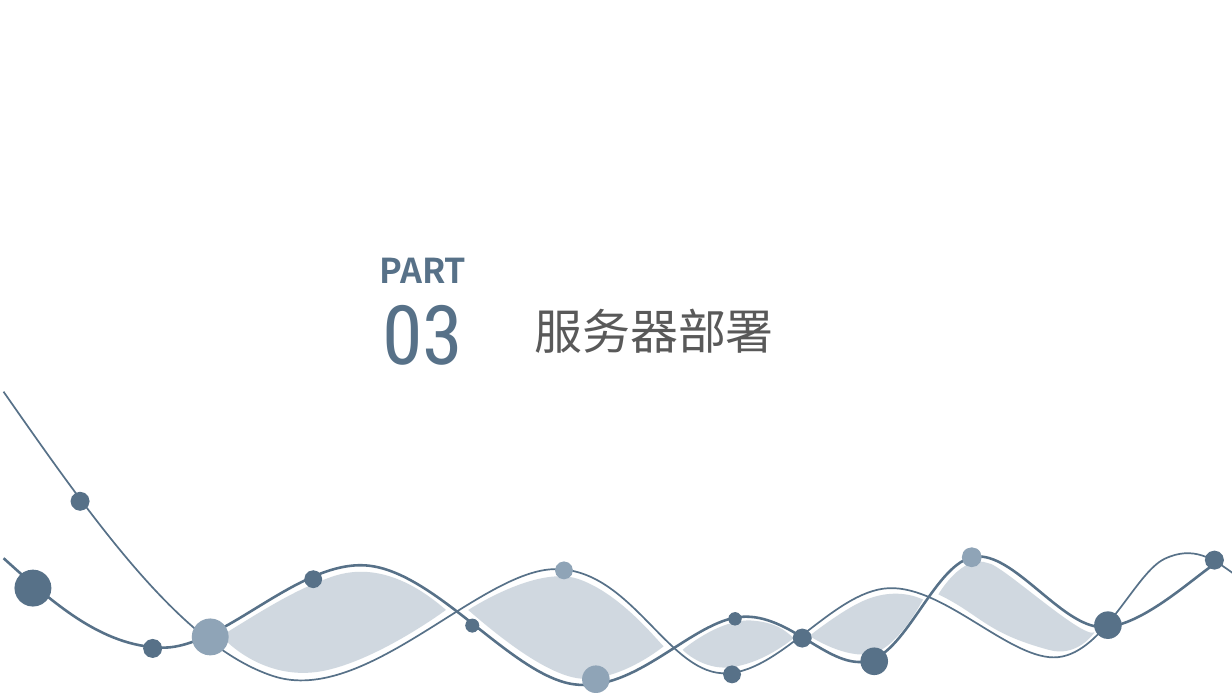
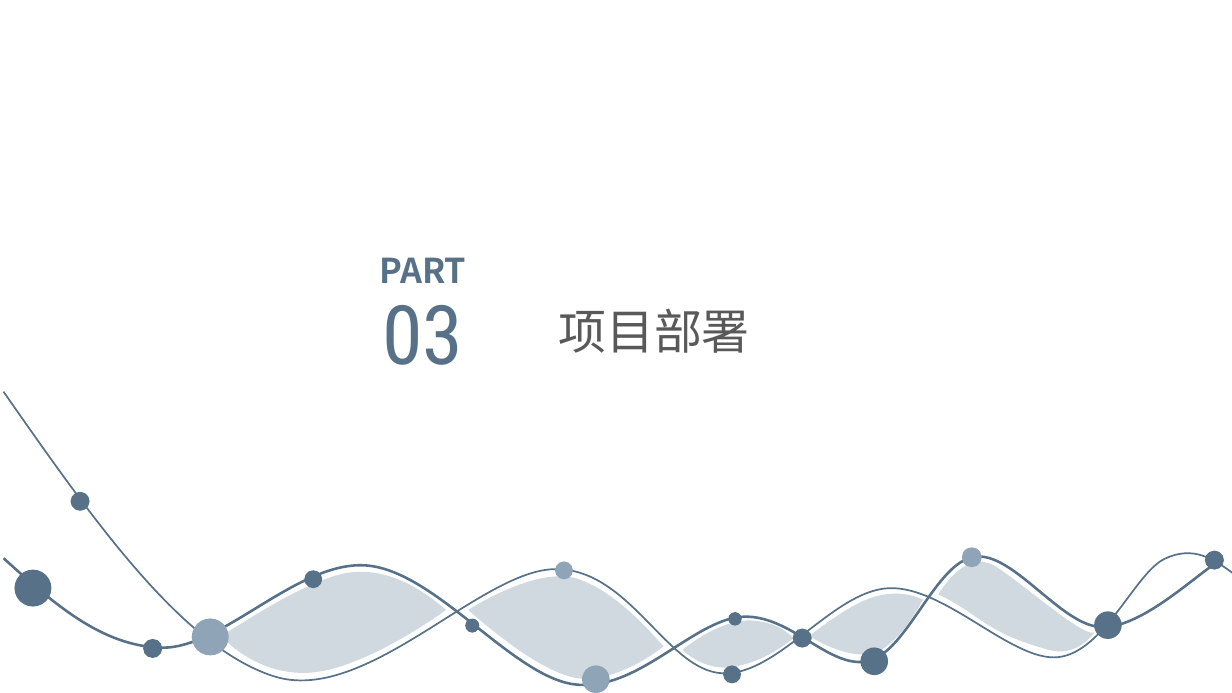
Before and after one commit to WuYunVanilla/AdvancedWebPJ, a slide deck: slide 12 of 高级WEB展示.pptx (slide 10 before the commit). Drawn at 1232x693 pixels with LibreOffice and Linux fonts; fonts in the diff are those of the drawing. Boxes give left, top, right and bottom in pixels: in the first picture for what was removed or moved away, otherwise in the second. Text is boxed around its words. In the diff, an @@ line names an element or a change of style, - is before the commit and + after.

```diff
--- a/高级WEB展示.pptx
+++ b/高级WEB展示.pptx
@@ text at bbox=[558, 308, 749, 353]: text changed @@
-服务器部署
+项目部署
```
Also in this commit, not shown: 2 other slides changed, 10 slides added, 1 other file.
